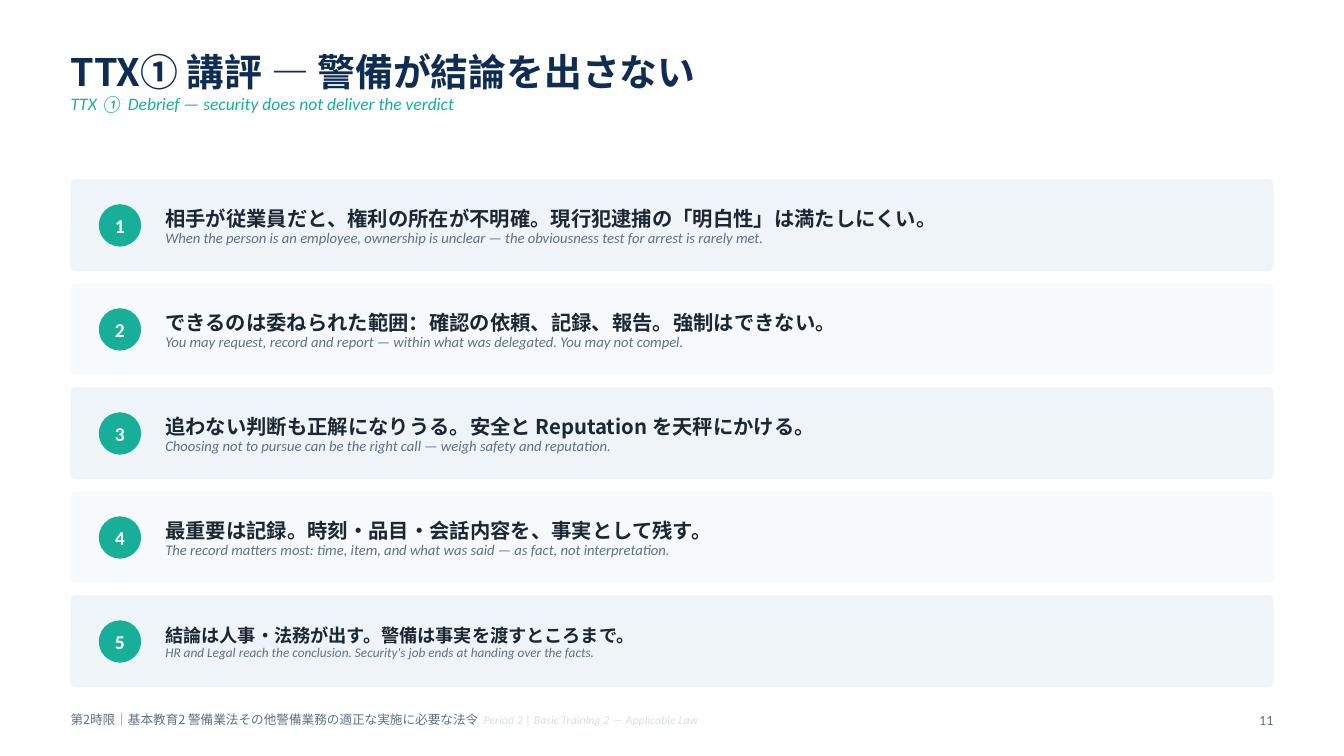
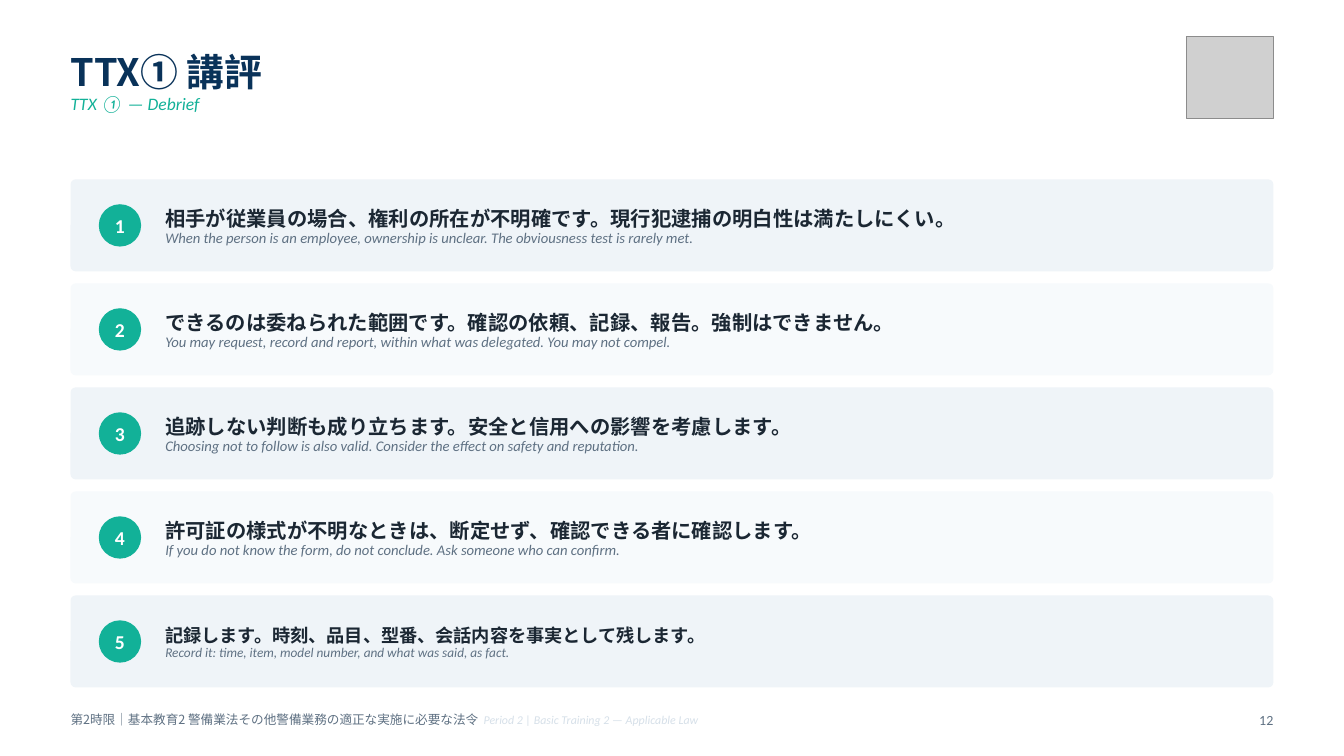
Before and after one commit to hrsmhiroshi-cpu/Training-, a slide deck: slide 12 of decks/02_2限_法令.pptx (slide 11 before the commit). Drawn at 1344x756 pixels with LibreOffice and Linux fonts; fonts in the diff are those of the drawing; grey boxes stand for pictures. Boxes give left, top, right and bottom in pixels: in the first picture for what was removed or moved away, otherwise in the second. Text is boxed around its words. In the diff, an @@ line names an element or a change of style, - is before the commit and + after.

```diff
--- a/decks/02_2限_法令.pptx
+++ b/decks/02_2限_法令.pptx
@@ text at (x1=71, y1=53, x2=263, y2=113): text changed; text colour #17AF98 to #12B198 @@
-TTX① 講評 ― 警備が結論を出さない
-TTX ① Debrief — security does not deliver the verdict
+TTX① 講評
+TTX ① — Debrief
@@ picture added at (x1=1187, y1=36, x2=1273, y2=118) @@
@@ text at (x1=165, y1=208, x2=955, y2=246): text changed @@
-相手が従業員だと、権利の所在が不明確。現行犯逮捕の「明白性」は満たしにくい。
-When the person is an employee, ownership is unclear — the obviousness test for arrest is rarely met.
+相手が従業員の場合、権利の所在が不明確です。現行犯逮捕の明白性は満たしにくい。
+When the person is an employee, ownership is unclear. The obviousness test is rarely met.
@@ text at (x1=165, y1=312, x2=894, y2=350): text changed @@
-できるのは委ねられた範囲：確認の依頼、記録、報告。強制はできない。
-You may request, record and report — within what was delegated. You may not compel.
+できるのは委ねられた範囲です。確認の依頼、記録、報告。強制はできません。
+You may request, record and report, within what was delegated. You may not compel.
@@ text at (x1=165, y1=416, x2=791, y2=454): text changed @@
-追わない判断も正解になりうる。安全と Reputation を天秤にかける。
-Choosing not to pursue can be the right call — weigh safety and reputation.
+追跡しない判断も成り立ちます。安全と信用への影響を考慮します。
+Choosing not to follow is also valid. Consider the effect on safety and reputation.
@@ text added at (x1=165, y1=520, x2=812, y2=557), 10.5 pt, text #5F7183, italic @@
+許可証の様式が不明なときは、断定せず、確認できる者に確認します。
+If you do not know the form, do not conclude. Ask someone who can confirm.
@@ text at (x1=165, y1=626, x2=705, y2=659): text changed; size 10.5 to 9.5 pt @@
-最重要は記録。時刻・品目・会話内容を、事実として残す。
-The record matters most: time, item, and what was said — as fact, not interpretation.
+記録します。時刻、品目、型番、会話内容を事実として残します。
+Record it: time, item, model number, and what was said, as fact.
@@ text removed at (x1=165, y1=626, x2=634, y2=659) @@
-結論は人事・法務が出す。警備は事実を渡すところまで。
-HR and Legal reach the conclusion. Security's job ends at handing over the facts.
@@ text at (x1=1259, y1=716, x2=1273, y2=725): text changed @@
-11
+12
```
Also in this commit, not shown: 10 other slides changed, 1 slide added, 16 other files.
